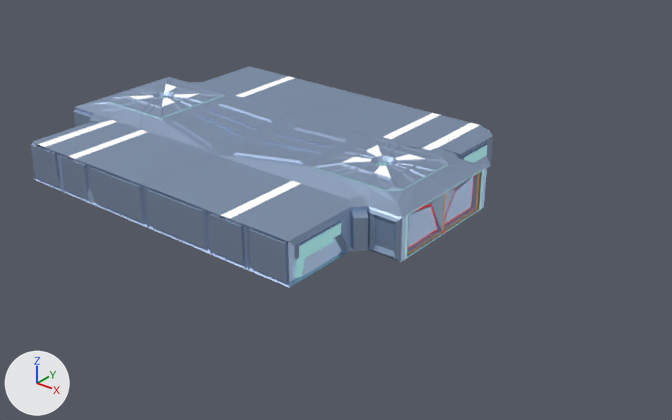
An edit to the Blender file Assets/Custom Assets/Models/Hanger/Hanger1.blend, drawn before and after from the same camera.
The view is the same before and after, from a 50 mm camera at (33.4, -46.8, 28.0) aimed at (-3.8, -0.4, -0.8). The lights are fixed; the arrows at lower left show +X, +Y and +Z.
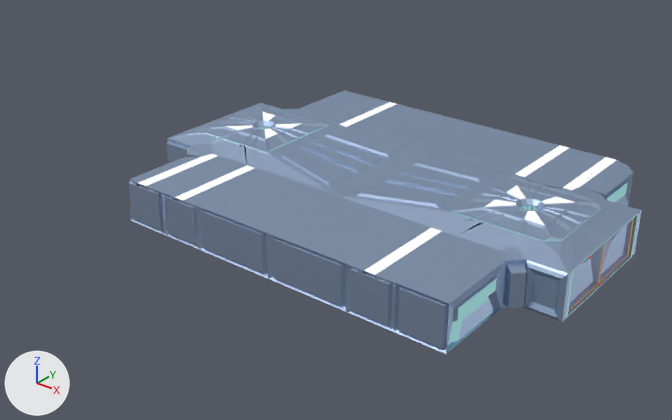
Where the change shows, as pixel boxes (x1, y1, x2, y2) in the pictures (672 x 420 px; the box of a moved part takes in the faces that stretch with it):
'Cube', reshaped, rescaled (11% wider, 19% taller)
    before: (31, 66, 493, 288)
    after: (129, 90, 642, 354)
part 1 of me_cube, moved or reshaped
    before: (143, 100, 493, 288)
    after: (267, 124, 642, 354)
part 2 of me_cube, moved or reshaped
    before: (31, 66, 360, 227)
    after: (129, 90, 474, 279)

The change, as a list of edits to the scene's bpy script:
```text
Change me_cube:
    where me_cube.from_pydata(...)  # 6204 vertices, 5882 faces; spans x -5.33..1.0, y -2.32..2.32, z 0.0..0.76
    used by ob_cube; location = (0.0, 0.0, 0.0); scale = (5.0, 5.0, 5.0)
    me_cube part 1: the loose piece of 894 vertices spanning x -2.17..1.0, y -2.32..2.32, z 0.0..0.76 is scaled about its middle by 5, then moved by (8.51, 0.0, 1.53)
    me_cube part 2: the loose piece of 894 vertices spanning x -5.33..-2.16, y -2.32..2.32, z 0.0..0.76 is scaled about its middle by 5, then moved by (-4.18, 0.0, 1.53)
Change ob_cube:
    ob_cube.scale: (5.0, 5.0, 5.0) -> (1.0, 1.0, 1.0)
```
